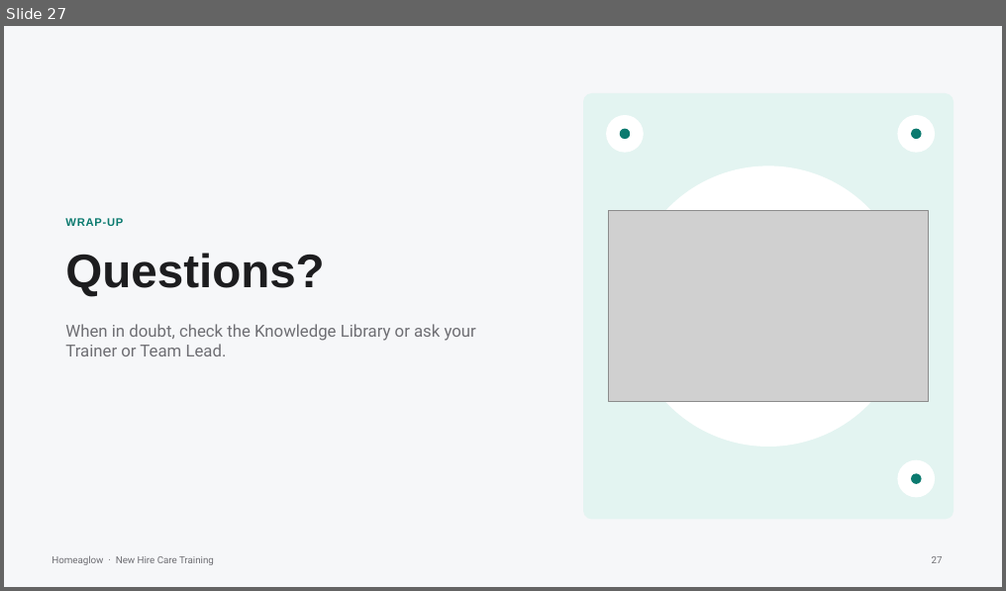
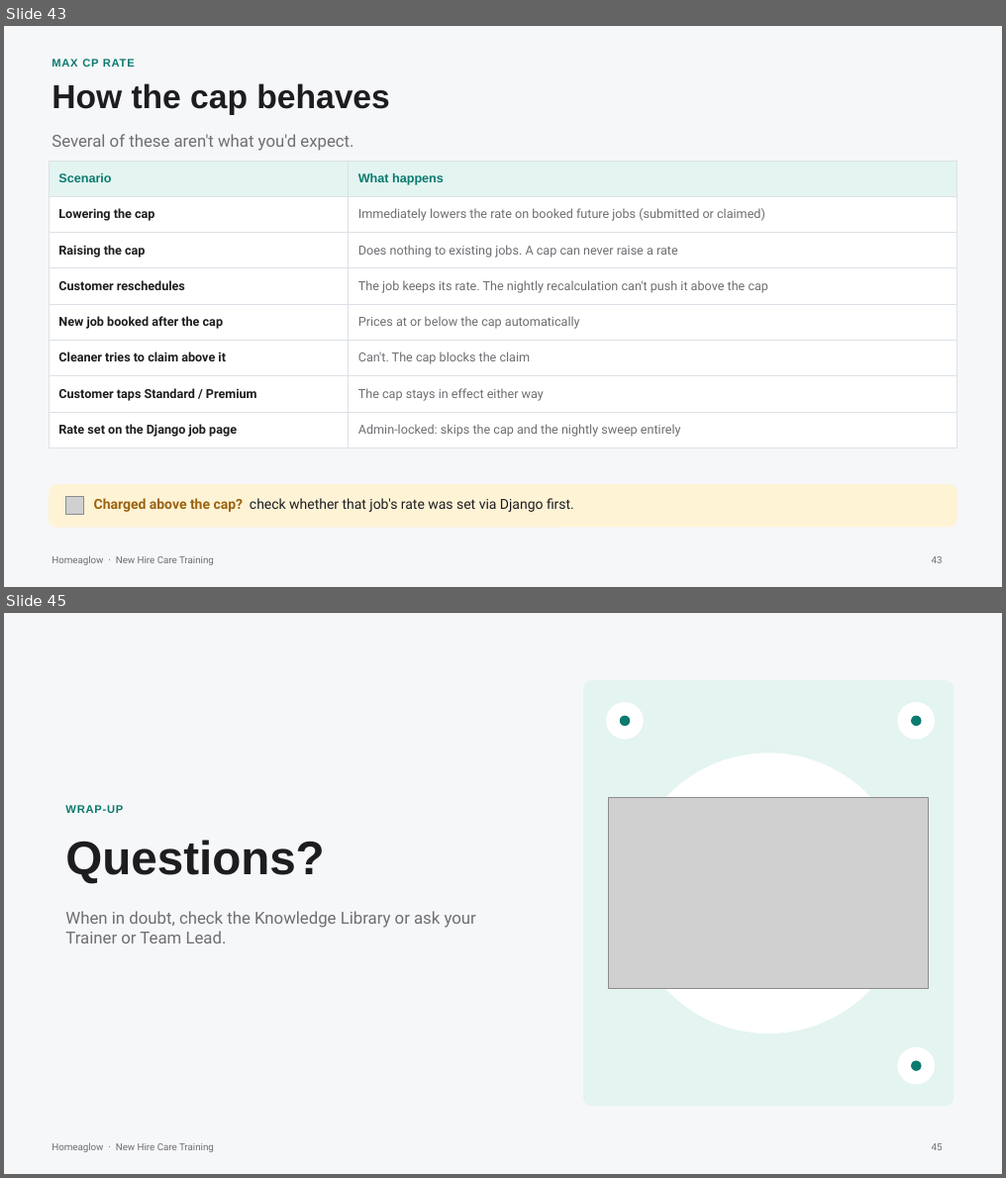
Before and after one commit to anjulimichelle/training, a slide deck: platform-mechanics/platform-operating-mechanics.pptx. Shown one above the other, each under a label of ours: slide 27 before the commit, slides 43 and 45 after it; the slides between them are not shown. The pictures are 1006x591 and 1006x1178 pixels, drawn with LibreOffice and Linux fonts; fonts in the diff are those of the drawing; grey boxes stand for pictures. Boxes give left, top, right and bottom in pixels: in the first picture for what was removed or moved away, otherwise in the second. Text is boxed around its words. In the diff, an @@ line names an element or a change of style, - is before the commit and + after.

```diff
--- a/platform-mechanics/platform-operating-mechanics.pptx
+++ b/platform-mechanics/platform-operating-mechanics.pptx
@@ slide 43 added at <box>4,26,1002,587</box>, background #F6F7F9; not listed: 1 template element that a slide beside it also shows @@
@@ text added at <box>52,59,135,67</box>, 8 pt, text #0B7A6F, bold @@
+MAX CP RATE
@@ text added at <box>52,83,389,115</box>, 24 pt, text #1D1D1F, bold @@
+How the cap behaves
@@ text added at <box>52,134,353,151</box>, 12 pt, text #6E6E73 @@
+Several of these aren't what you'd expect.
@@ table added at <box>49,161,957,441</box>, 8 rows, 2 columns @@
+Scenario | What happens
+Lowering the cap | Immediately lowers the rate on booked future jobs (submitted or claimed)
+Raising the cap | Does nothing to existing jobs. A cap can never raise a rate
+Customer reschedules | The job keeps its rate. The nightly recalculation can't push it above the cap
+New job booked after the cap | Prices at or below the cap automatically
+Cleaner tries to claim above it | Can't. The cap blocks the claim
+Customer taps Standard / Premium | The cap stays in effect either way
+Rate set on the Django job page | Admin-locked: skips the cap and the nightly sweep entirely
@@ rounded rectangle added at <box>49,485,957,527</box>, fill #FFF3D6, outline #FFF3D6 0.75 pt @@
@@ picture added at <box>65,497,84,515</box> @@
@@ text added at <box>94,498,574,512</box>, 10 pt, text #1D1D1F @@
+Charged above the cap? check whether that job's rate was set via Django first.
@@ page number added at <box>932,557,943,564</box>, 7 pt, text #6E6E73 @@
+43
@@ what was slide 27 is now slide 45 @@
@@ page number at <box>932,1144,943,1151</box>: text changed @@
-27
+45
```
Also in this commit, not shown: 1 slide changed, 17 other slides added, 7 other files.
